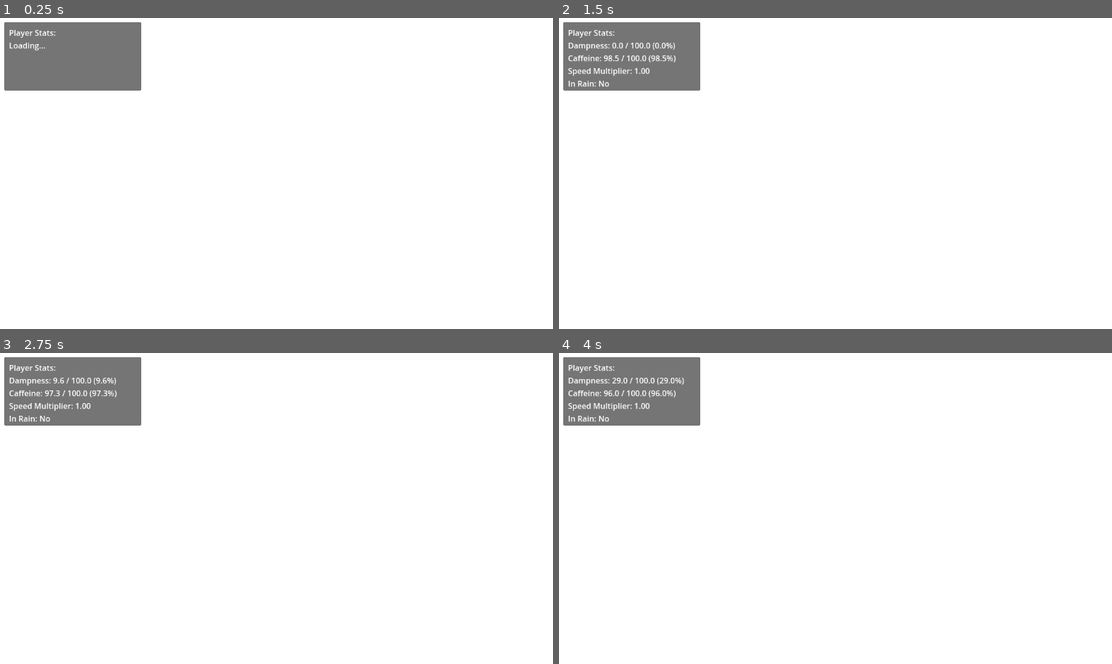
Above: before the commit, frames 1-4 (two rows, left to right).
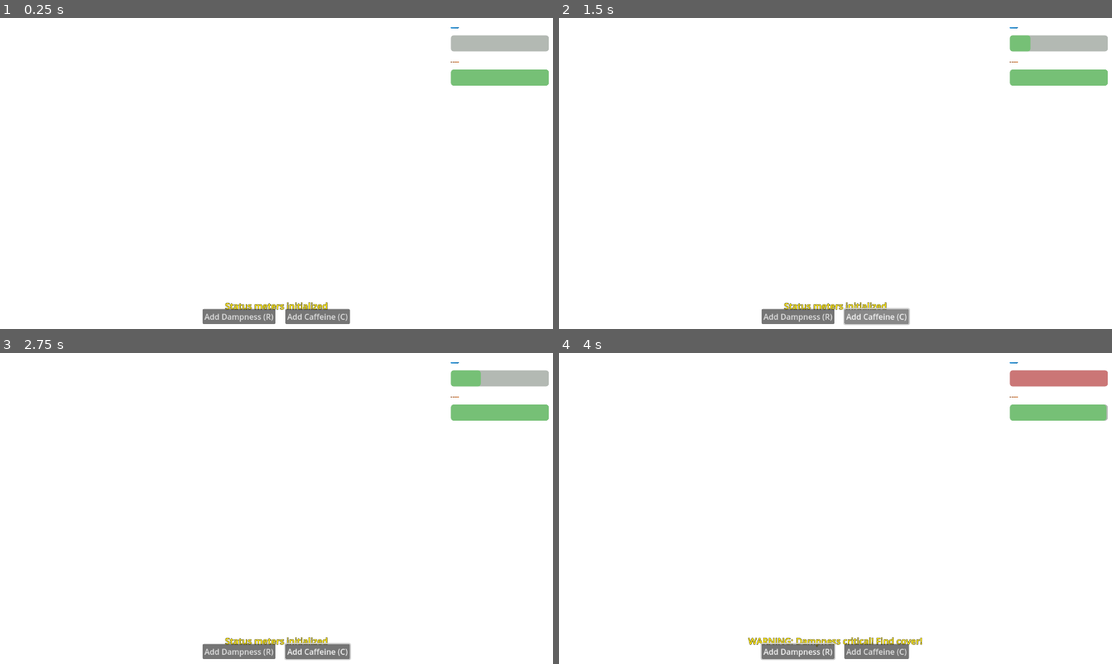
Above: after the commit, the same moments.

Repository: pierceboggan/godot-pnw
Game: Godot game, scene res://scenes/test/TestUIScene.tscn
Two runs of this game, one before a commit and one after it. Both use one fixed random seed, a clock stepped at 60 frames per second and the inputs below. Before the commit the project starts from res://scenes/test/TestStatsScene.tscn.
Inputs (mouse positions are in pixels of both pictures, inside the frame that each line leads up to):
- Up to frame 1 (0.25 s): no input
- Up to frame 2 (1.5 s): click (796, 316) at 0.5 s, where only the run after the commit has a clickable "Add Dampness (R)"; click (874, 316) at 1.25 s, where only the run after the commit has a clickable "Add Caffeine (C)"
- Up to frame 3 (2.75 s): tap R (debug_rain) at 2 s; move the mouse to (309, 505) at 2.02 s; hold W (move_forward) from 2.03 s (still down); tap Space (jump) at 2.1, 2.27, 2.57 s
- Up to frame 4 (4 s): keep holding W (move_forward); tap R (debug_rain) at 2.75, 3.5 s; move the mouse to (807, 508) at 2.77 s; tap Tab (toggle_camera) at 2.85 s; tap Space (jump) at 3.02, 3.05, 3.32, 3.6 s; move the mouse to (852, 499) at 3.52 s

The runs differ from the first frame. In frame 1, 8.8% of the frame differs, in the area x 0-100%, y 1-99%; in frame 2, 8.7%; in frame 3, 8.7%; in frame 4, 8.9%.

Commit message:
Implement UI for player stats with dampness and caffeine meters; update scene and script files for functionality

Diff:
--- a/project.godot
+++ b/project.godot
@@ -12,7 +12,7 @@
 
 config/name="Pacific Northwest Survival"
 config/description="A lighthearted 3D survival game that humorously captures the essence of Pacific Northwest living"
-run/main_scene="res://scenes/test/TestStatsScene.tscn"
+run/main_scene="res://scenes/test/TestUIScene.tscn"
 config/features=PackedStringArray("4.2", "Forward Plus")
 config/icon="res://icon.svg"
 
--- /dev/null
+++ b/scenes/test/TestUIScene.gd
@@ -0,0 +1,46 @@
+extends Node3D
+
+# Preload required classes
+const PlayerStats = preload("res://scripts/player/PlayerStats.gd")
+
+# References
+var player_stats: PlayerStats
+
+func _ready():
+	# Wait for GameManager to be ready
+	await get_tree().create_timer(0.2).timeout
+
+	# Get player stats reference
+	player_stats = GameManager.get_player_stats()
+
+	if player_stats:
+		print("Test UI Scene: Player stats loaded successfully")
+	else:
+		print("Test UI Scene: Failed to get player stats")
+
+	# Make C key add caffeine
+	InputMap.add_action("debug_caffeine")
+	var event = InputEventKey.new()
+	event.keycode = KEY_C
+	InputMap.action_add_event("debug_caffeine", event)
+
+func _process(_delta):
+	# Check for debug input
+	if Input.is_action_just_pressed("debug_caffeine") and player_stats:
+		_add_caffeine()
+
+# Add dampness (rain simulation)
+func _on_add_dampness_btn_pressed():
+	if player_stats:
+		player_stats.debug_add_dampness(20.0)
+		print("Added dampness: ", player_stats.dampness)
+
+# Add caffeine (coffee simulation)
+func _on_add_caffeine_btn_pressed():
+	_add_caffeine()
+
+# Helper to add caffeine to player
+func _add_caffeine():
+	if player_stats:
+		player_stats.add_caffeine(30.0)
+		print("Added caffeine: ", player_stats.caffeine)
--- /dev/null
+++ b/scenes/test/TestUIScene.tscn
@@ -0,0 +1,83 @@
+[gd_scene load_steps=6 format=3 uid="uid://ddhytai3b6v2w"]
+
+[ext_resource type="Environment" uid="uid://cw3sx2kgehe1e" path="res://scenes/environment/default_env.tres" id="1_xkyeu"]
+[ext_resource type="Script" path="res://scenes/test/TestUIScene.gd" id="1_yyh4x"]
+[ext_resource type="PackedScene" uid="uid://dj13cdy1dchs8" path="res://scenes/player/Player.tscn" id="2_f5f6v"]
+[ext_resource type="PackedScene" uid="uid://bqidp7lmwt0by" path="res://scenes/ui/PlayerUI.tscn" id="3_ig27t"]
+
+[sub_resource type="BoxShape3D" id="BoxShape3D_ltkil"]
+size = Vector3(30, 1, 30)
+
+[node name="TestUIScene" type="Node3D"]
+script = ExtResource("1_yyh4x")
+
+[node name="WorldEnvironment" type="WorldEnvironment" parent="."]
+environment = ExtResource("1_xkyeu")
+
+[node name="DirectionalLight3D" type="DirectionalLight3D" parent="."]
+transform = Transform3D(0.866025, -0.353553, 0.353553, 0, 0.707107, 0.707107, -0.5, -0.612372, 0.612372, 0, 10, 0)
+shadow_enabled = true
+
+[node name="Ground" type="StaticBody3D" parent="."]
+transform = Transform3D(1, 0, 0, 0, 1, 0, 0, 0, 1, 0, -0.5, 0)
+
+[node name="CollisionShape3D" type="CollisionShape3D" parent="Ground"]
+shape = SubResource("BoxShape3D_ltkil")
+
+[node name="CSGBox3D" type="CSGBox3D" parent="Ground"]
+size = Vector3(30, 1, 30)
+
+[node name="Player" parent="." instance=ExtResource("2_f5f6v")]
+transform = Transform3D(1, 0, 0, 0, 1, 0, 0, 0, 1, 0, 1, 0)
+
+[node name="UI" type="CanvasLayer" parent="."]
+
+[node name="PlayerUI" parent="UI" instance=ExtResource("3_ig27t")]
+
+[node name="Instructions" type="Label" parent="UI"]
+offset_left = 20.0
+offset_top = 20.0
+offset_right = 388.0
+offset_bottom = 120.0
+text = "UI Test Scene
+- WASD to move, Space to jump
+- Press R to add dampness (simulate rain)
+- Press C to add caffeine (not yet implemented)
+- Watch the meters change over time"
+
+[node name="DebugControls" type="Control" parent="UI"]
+layout_mode = 3
+anchors_preset = 12
+anchor_top = 1.0
+anchor_right = 1.0
+anchor_bottom = 1.0
+offset_top = -100.0
+grow_horizontal = 2
+grow_vertical = 0
+
+[node name="HBoxContainer" type="HBoxContainer" parent="UI/DebugControls"]
+layout_mode = 1
+anchors_preset = 7
+anchor_left = 0.5
+anchor_top = 1.0
+anchor_right = 0.5
+anchor_bottom = 1.0
+offset_left = -200.0
+offset_top = -40.0
+offset_right = 200.0
+offset_bottom = -10.0
+grow_horizontal = 2
+grow_vertical = 0
+theme_override_constants/separation = 20
+alignment = 1
+
+[node name="AddDampnessBtn" type="Button" parent="UI/DebugControls/HBoxContainer"]
+layout_mode = 2
+text = "Add Dampness (R)"
+
+[node name="AddCaffeineBtn" type="Button" parent="UI/DebugControls/HBoxContainer"]
+layout_mode = 2
+text = "Add Caffeine (C)"
+
+[connection signal="pressed" from="UI/DebugControls/HBoxContainer/AddDampnessBtn" to="." method="_on_add_dampness_btn_pressed"]
+[connection signal="pressed" from="UI/DebugControls/HBoxContainer/AddCaffeineBtn" to="." method="_on_add_caffeine_btn_pressed"]
--- /dev/null
+++ b/scenes/ui/PlayerUI.tscn
@@ -0,0 +1,65 @@
+[gd_scene load_steps=5 format=3 uid="uid://bqidp7lmwt0by"]
+
+[ext_resource type="Script" path="res://scripts/ui/PlayerUI.gd" id="1_tx8f4"]
+[ext_resource type="PackedScene" uid="uid://dp8pvl25rhpby" path="res://scenes/ui/StatsMeter.tscn" id="2_gkr0j"]
+[ext_resource type="Texture2D" path="res://assets/ui/meters/dampness_indicator.svg" id="3_roiq5"]
+[ext_resource type="Texture2D" path="res://assets/ui/meters/caffeine_indicator.svg" id="4_3mqs6"]
+
+[node name="PlayerUI" type="Control"]
+layout_mode = 3
+anchors_preset = 15
+anchor_right = 1.0
+anchor_bottom = 1.0
+grow_horizontal = 2
+grow_vertical = 2
+script = ExtResource("1_tx8f4")
+
+[node name="StatsContainer" type="VBoxContainer" parent="."]
+layout_mode = 1
+anchors_preset = 1
+anchor_left = 1.0
+anchor_right = 1.0
+offset_left = -220.0
+offset_top = 20.0
+offset_right = -20.0
+offset_bottom = 140.0
+grow_horizontal = 0
+theme_override_constants/separation = 10
+
+[node name="DampnessMeter" parent="StatsContainer" instance=ExtResource("2_gkr0j")]
+layout_mode = 2
+value = 0.0
+meter_title = "Dampness"
+icon_texture = ExtResource("3_roiq5")
+
+[node name="CaffeineMeter" parent="StatsContainer" instance=ExtResource("2_gkr0j")]
+layout_mode = 2
+meter_title = "Caffeine"
+invert_colors = true
+icon_texture = ExtResource("4_3mqs6")
+
+[node name="StatusMessage" type="Label" parent="."]
+layout_mode = 1
+anchors_preset = 7
+anchor_left = 0.5
+anchor_top = 1.0
+anchor_right = 0.5
+anchor_bottom = 1.0
+offset_left = -250.0
+offset_top = -60.0
+offset_right = 250.0
+offset_bottom = -30.0
+grow_horizontal = 2
+grow_vertical = 0
+theme_override_colors/font_color = Color(1, 0.905882, 0, 1)
+theme_override_colors/font_outline_color = Color(0, 0, 0, 1)
+theme_override_constants/outline_size = 2
+theme_override_font_sizes/font_size = 18
+text = "Status Message"
+horizontal_alignment = 1
+
+[node name="MessageTimer" type="Timer" parent="."]
+wait_time = 3.0
+one_shot = true
+
+[connection signal="timeout" from="MessageTimer" to="." method="_on_message_timer_timeout"]
--- /dev/null
+++ b/scenes/ui/StatsMeter.tscn
@@ -0,0 +1,43 @@
+[gd_scene load_steps=3 format=3 uid="uid://dp8pvl25rhpby"]
+
+[ext_resource type="Script" path="res://scripts/ui/StatsMeter.gd" id="1_ox4hq"]
+[ext_resource type="Texture2D" path="res://assets/ui/meters/meter_background.svg" id="2_k6xqr"]
+
+[node name="StatsMeter" type="Control"]
+custom_minimum_size = Vector2(200, 60)
+layout_mode = 3
+anchors_preset = 0
+offset_right = 200.0
+offset_bottom = 60.0
+script = ExtResource("1_ox4hq")
+
+[node name="VBoxContainer" type="VBoxContainer" parent="."]
+layout_mode = 1
+anchors_preset = 15
+anchor_right = 1.0
+anchor_bottom = 1.0
+grow_horizontal = 2
+grow_vertical = 2
+theme_override_constants/separation = 4
+
+[node name="HBoxContainer" type="HBoxContainer" parent="VBoxContainer"]
+layout_mode = 2
+theme_override_constants/separation = 8
+
+[node name="Icon" type="TextureRect" parent="VBoxContainer/HBoxContainer"]
+custom_minimum_size = Vector2(16, 16)
+layout_mode = 2
+expand_mode = 1
+stretch_mode = 5
+
+[node name="Label" type="Label" parent="VBoxContainer/HBoxContainer"]
+layout_mode = 2
+size_flags_horizontal = 3
+text = "Stat: 50%"
+
+[node name="ProgressBar" type="ProgressBar" parent="VBoxContainer"]
+custom_minimum_size = Vector2(0, 20)
+layout_mode = 2
+size_flags_vertical = 3
+value = 50.0
+show_percentage = false
--- /dev/null
+++ b/scripts/ui/PlayerUI.gd
@@ -0,0 +1,67 @@
+extends Control
+
+# Preload PlayerStats class to ensure it's available
+const PlayerStats = preload("res://scripts/player/PlayerStats.gd")
+
+# References to UI elements
+@onready var dampness_meter = $StatsContainer/DampnessMeter
+@onready var caffeine_meter = $StatsContainer/CaffeineMeter
+@onready var status_message = $StatusMessage
+@onready var message_timer = $MessageTimer
+
+# Player Stats reference
+var player_stats: PlayerStats
+
+func _ready():
+	# Hide status message by default
+	status_message.hide()
+
+	# Wait a moment for GameManager to be ready
+	await get_tree().create_timer(0.1).timeout
+
+	# Get player stats from game manager
+	player_stats = GameManager.get_player_stats()
+
+	if player_stats:
+		# Connect to player stats signals
+		player_stats.connect("dampness_changed", _on_dampness_changed)
+		player_stats.connect("caffeine_changed", _on_caffeine_changed)
+
+		# Initialize meters with current values
+		_on_dampness_changed(player_stats.dampness)
+		_on_caffeine_changed(player_stats.caffeine)
+
+		# Show message that UI is connected
+		show_message("Status meters initialized")
+	else:
+		# Show error if player stats not found
+		show_message("ERROR: Could not find player stats!", 5.0)
+
+# Handle dampness value changes
+func _on_dampness_changed(new_value: float) -> void:
+	if dampness_meter:
+		dampness_meter.set_value(new_value)
+
+		# Show warning message if dampness is critically high
+		if new_value >= player_stats.high_dampness_threshold:
+			show_message("WARNING: Dampness critical! Find cover!")
+
+# Handle caffeine value changes
+func _on_caffeine_changed(new_value: float) -> void:
+	if caffeine_meter:
+		caffeine_meter.set_value(new_value)
+
+		# Show warning message if caffeine is critically low
+		if new_value <= player_stats.low_caffeine_threshold:
+			show_message("WARNING: Caffeine low! Find coffee soon!")
+
+# Show a status message for a duration
+func show_message(text: String, duration: float = 3.0) -> void:
+	status_message.text = text
+	status_message.show()
+	message_timer.wait_time = duration
+	message_timer.start()
+
+# Hide the status message
+func _on_message_timer_timeout() -> void:
+	status_message.hide()
--- /dev/null
+++ b/scripts/ui/StatsMeter.gd
@@ -0,0 +1,89 @@
+extends Control
+class_name StatsMeter
+
+# Signals
+signal value_changed(new_value, max_value)
+
+# Export variables for customization
+@export_range(0, 100) var value := 50.0
+@export_range(0, 100) var max_value := 100.0
+@export var meter_color_low: Color = Color(0.1, 0.8, 0.1, 1.0)  # Green
+@export var meter_color_medium: Color = Color(0.9, 0.9, 0.1, 1.0)  # Yellow
+@export var meter_color_high: Color = Color(0.9, 0.1, 0.1, 1.0)  # Red
+@export var meter_title := "Stat"
+@export var invert_colors := false  # If true, red=low, green=high (for caffeine)
+@export var icon_texture: Texture2D
+@export var show_percentage := true
+
+# Node references
+@onready var progress_bar = $VBoxContainer/ProgressBar
+@onready var label = $VBoxContainer/HBoxContainer/Label
+@onready var icon = $VBoxContainer/HBoxContainer/Icon
+
+# Thresholds for color changes
+var low_threshold := 0.3
+var high_threshold := 0.7
+
+func _ready():
+	# Initialize the meter
+	update_meter(value, max_value)
+
+	# Set the icon if provided
+	if icon_texture:
+		icon.texture = icon_texture
+
+# Update the meter with new values
+func update_meter(new_value: float, new_max_value: float = max_value) -> void:
+	value = clamp(new_value, 0, new_max_value)
+	max_value = new_max_value
+
+	# Update progress bar value
+	progress_bar.max_value = max_value
+	progress_bar.value = value
+
+	# Update label text
+	var percentage = (value / max_value) * 100
+	if show_percentage:
+		label.text = meter_title + ": " + str(int(percentage)) + "%"
+	else:
+		label.text = meter_title + ": " + str(int(value)) + "/" + str(int(max_value))
+
+	# Update color based on thresholds
+	var ratio = value / max_value
+	var new_color
+
+	if invert_colors:
+		# For meters where high is good (caffeine)
+		if ratio < low_threshold:
+			new_color = meter_color_high
+		elif ratio < high_threshold:
+			new_color = meter_color_medium
+		else:
+			new_color = meter_color_low
+	else:
+		# For meters where low is good (dampness)
+		if ratio < low_threshold:
+			new_color = meter_color_low
+		elif ratio < high_threshold:
+			new_color = meter_color_medium
+		else:
+			new_color = meter_color_high
+
+	# Apply the color
+	progress_bar.modulate = new_color
+
+	# Emit signal
+	emit_signal("value_changed", value, max_value)
+
+# Public method to set value
+func set_value(new_value: float) -> void:
+	update_meter(new_value, max_value)
+
+# Public method to set max value
+func set_max_value(new_max_value: float) -> void:
+	update_meter(value, new_max_value)
+
+# Public method to set meter title
+func set_title(new_title: String) -> void:
+	meter_title = new_title
+	update_meter(value, max_value)
Not shown, changed: .github/custom-instructions.md
